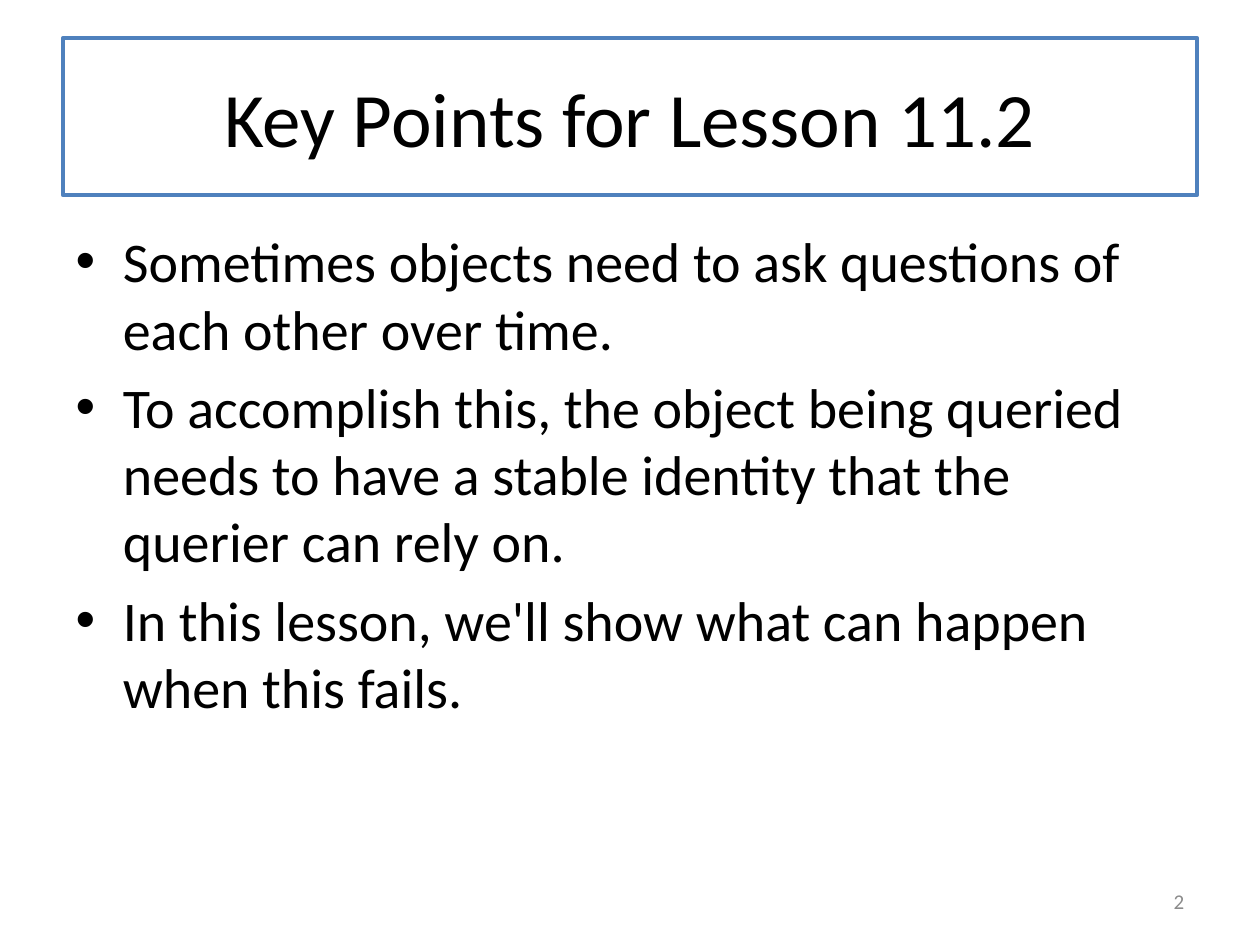
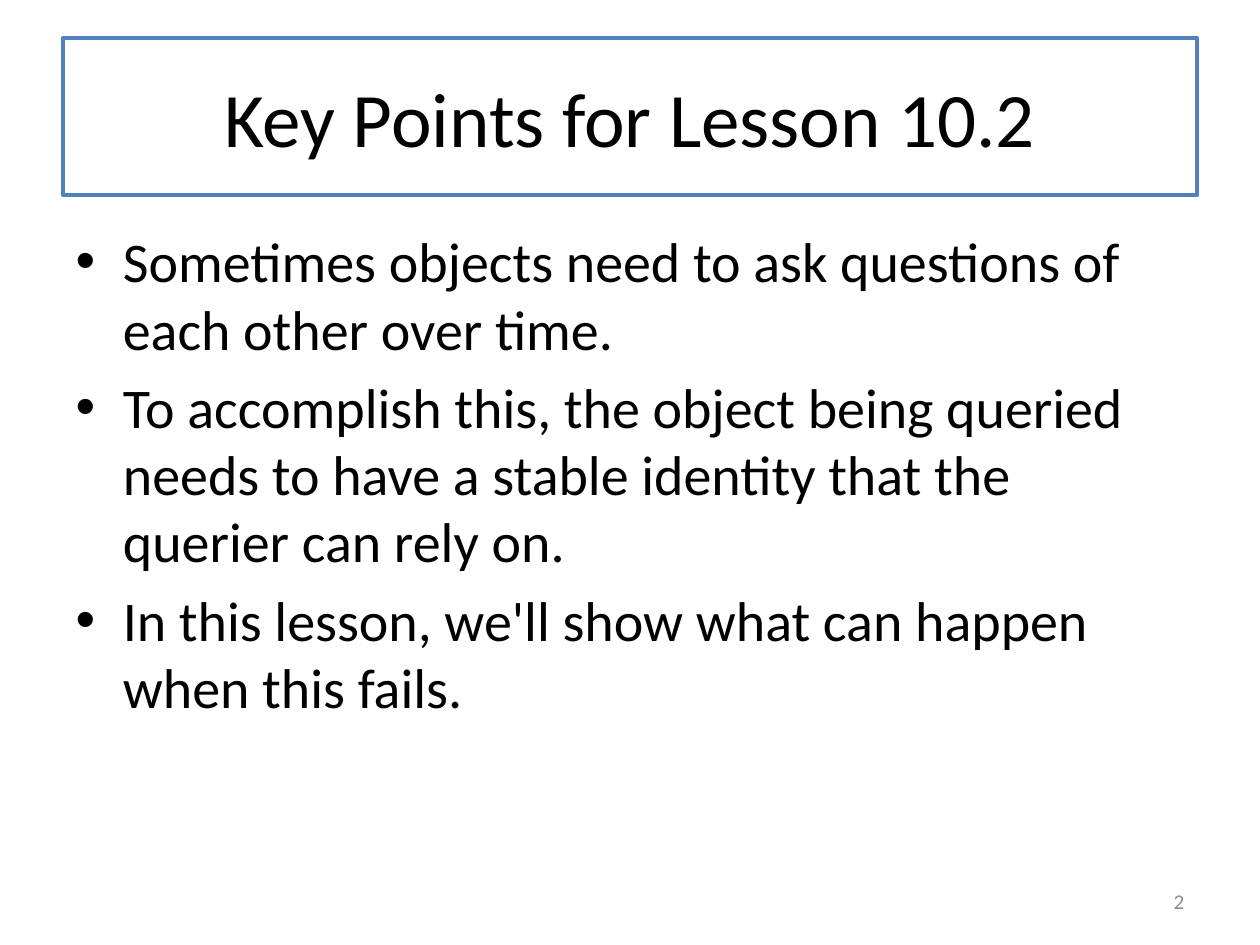
Before and after one commit to mwand/cs5010f16, a slide deck: slide 2 of Slides/Lesson 10.2 Stateful Objects and Stable Identities.pptx. Drawn at 1260x945 pixels with LibreOffice and Linux fonts; fonts in the diff are those of the drawing. Boxes give left, top, right and bottom in pixels: in the first picture for what was removed or moved away, otherwise in the second. Text is boxed around its words. In the diff, an @@ line names an element or a change of style, - is before the commit and + after.

Commit message:
first pass through lessons, with some cosmetic changes only

```diff
--- a/Slides/Lesson 10.2 Stateful Objects and Stable Identities.pptx
+++ b/Slides/Lesson 10.2 Stateful Objects and Stable Identities.pptx
@@ title at bbox=[224, 94, 1034, 160]: text changed @@
-Key Points for Lesson 11.2
+Key Points for Lesson 10.2
```
Also in this commit, not shown: 4 other files.
